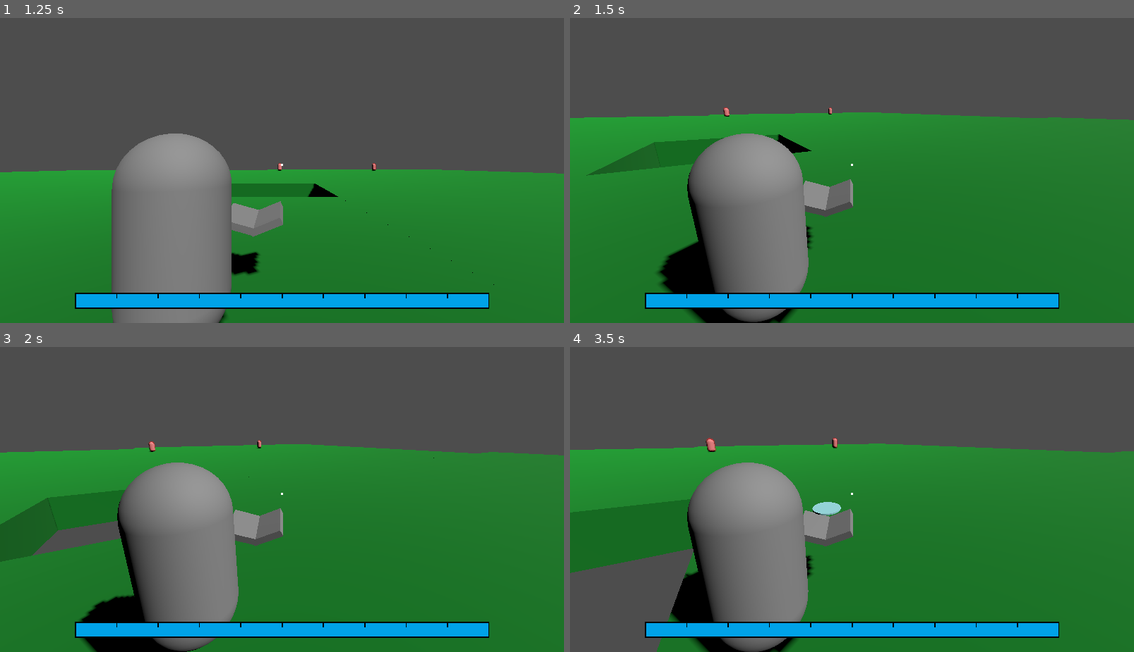
Above: before the commit, frames 1-4 (two rows, left to right).
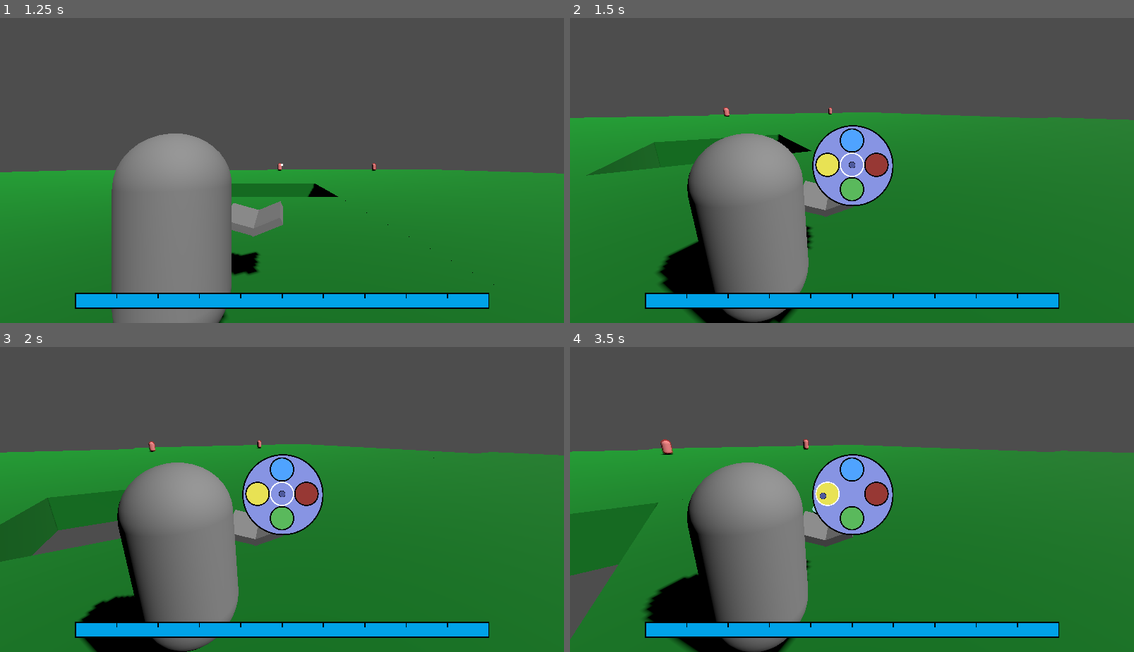
Above: after the commit, the same moments.

Repository: Tuocs/Project-Magic
Game: Godot game, scene res://main_menu.tscn
The game is run twice, just before and just after one commit, with the same random seed, the same clock (stepped at 60 frames per second) and the same inputs.
Inputs (mouse positions are in pixels of both pictures, inside the frame that each line leads up to):
- Up to frame 1 (1.25 s): click "Quick Cast" at 0.5 s
- Up to frame 2 (1.5 s): tap Enter at 1.25 s; move the mouse to (880, 164) at 1.27 s; hold W (move_forward) from 1.28 s (still down); hold Alt (edit_magic) from 1.28 s (still down)
- Up to frame 3 (2 s): keep holding W (move_forward); keep holding Alt (edit_magic); tap Space (jump) at 1.52 s
- Up to frame 4 (3.5 s): keep holding W (move_forward); move the mouse to (823, 496) at 2.02 s; release Alt (edit_magic) at 2.03 s; tap Alt (edit_magic) at 2.1 s; tap Space (jump) at 2.27 s; move the mouse to (863, 487) at 2.77 s; hold Alt (edit_magic) from 2.78 s (still down); tap 2 (magic_aura) at 2.85 s

Frame 1 is identical in both runs. In frame 2, 3.0% of the frame differs, in the area x 42-58%, y 35-62%; in frame 3, 3.0%; in frame 4, 8.8%, in the area x 0-100%, y 29-100%.
Error before the commit: Invalid call. Nonexistent function 'is_action_just_pressed' in base 'InputEventKey'. (res://Scripts/quick_cast_player.gd:24)

Commit message:
web fixes for quick cast

Diff:
--- a/Scripts/manual_cast_player.gd
+++ b/Scripts/manual_cast_player.gd
@@ -24,9 +24,9 @@
 		main_ui.instant_cast = instant_cast
 
 func _input(event):
-	if event.is_action_just_pressed("edit_magic"):
+	if event.is_action_pressed("edit_magic"):
 		main_ui.activate()
-	elif Input.is_action_just_released("edit_magic"):
+	elif event.is_action_released("edit_magic"):
 		main_ui.deactivate()
 
 func _process(delta: float) -> void:
--- a/Scripts/quick_cast_player.gd
+++ b/Scripts/quick_cast_player.gd
@@ -21,9 +21,9 @@
 	main_ui = $"Cast UI"
 
 func _input(event):
-	if event.is_action_just_pressed("edit_magic"):
+	if event.is_action_pressed("edit_magic"):
 		main_ui.activate()
-	elif event.is_action_just_released("edit_magic"):
+	elif event.is_action_released("edit_magic"):
 		main_ui.deactivate()
 
 func _process(delta: float) -> void:
--- a/project.godot
+++ b/project.godot
@@ -57,6 +57,8 @@
 "deadzone": 0.2,
 "events": [Object(InputEventKey,"resource_local_to_scene":false,"resource_name":"","device":-1,"window_id":0,"alt_press …(195 unchanged characters)…
 , Object(InputEventMouseButton,"resource_local_to_scene":false,"resource_name":"","device":-1,"window_id":0,"alt_presse …(244 unchanged characters)…
+, Object(InputEventKey,"resource_local_to_scene":false,"resource_name":"","device":0,"window_id":0,"alt_pressed":false,"shift_pressed":false,"ctrl_pressed":false,"meta_pressed":false,"pressed":false,"keycode":0,"physical_keycode":4194325,"key_label":0,"unicode":0,"location":0,"echo":false,"script":null)
+, Object(InputEventKey,"resource_local_to_scene":false,"resource_name":"","device":-1,"window_id":0,"alt_pressed":false,"shift_pressed":false,"ctrl_pressed":false,"meta_pressed":false,"pressed":false,"keycode":0,"physical_keycode":4194326,"key_label":0,"unicode":0,"location":0,"echo":false,"script":null)
 ]
 }
 magic_projectile={
